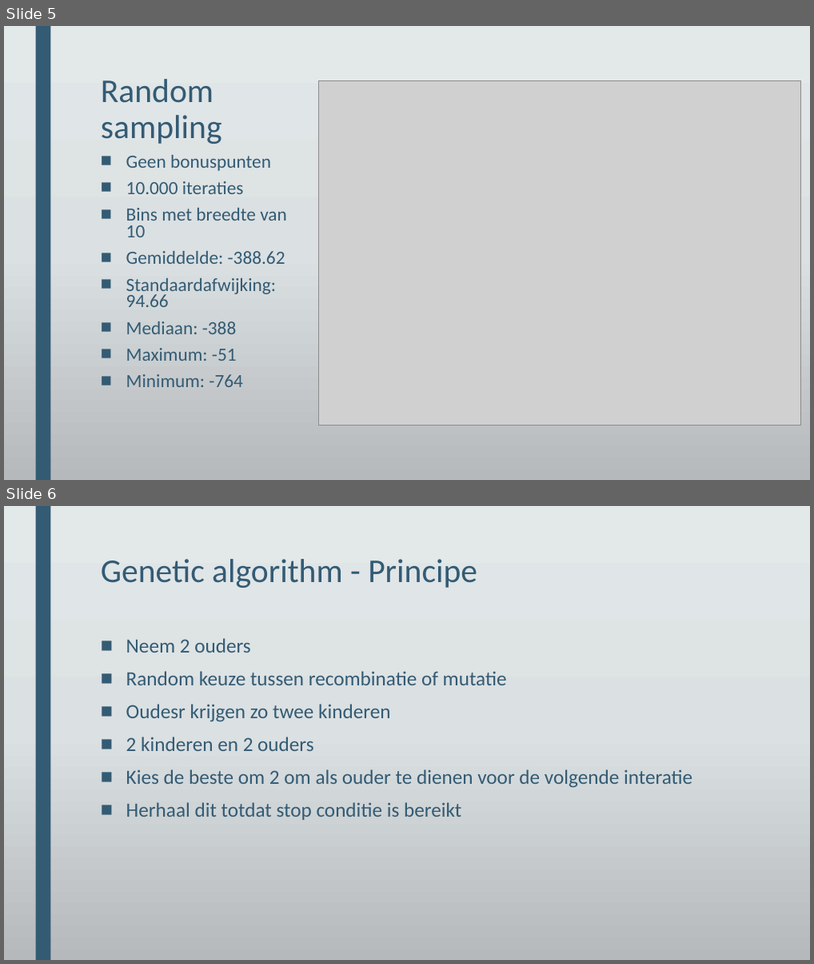
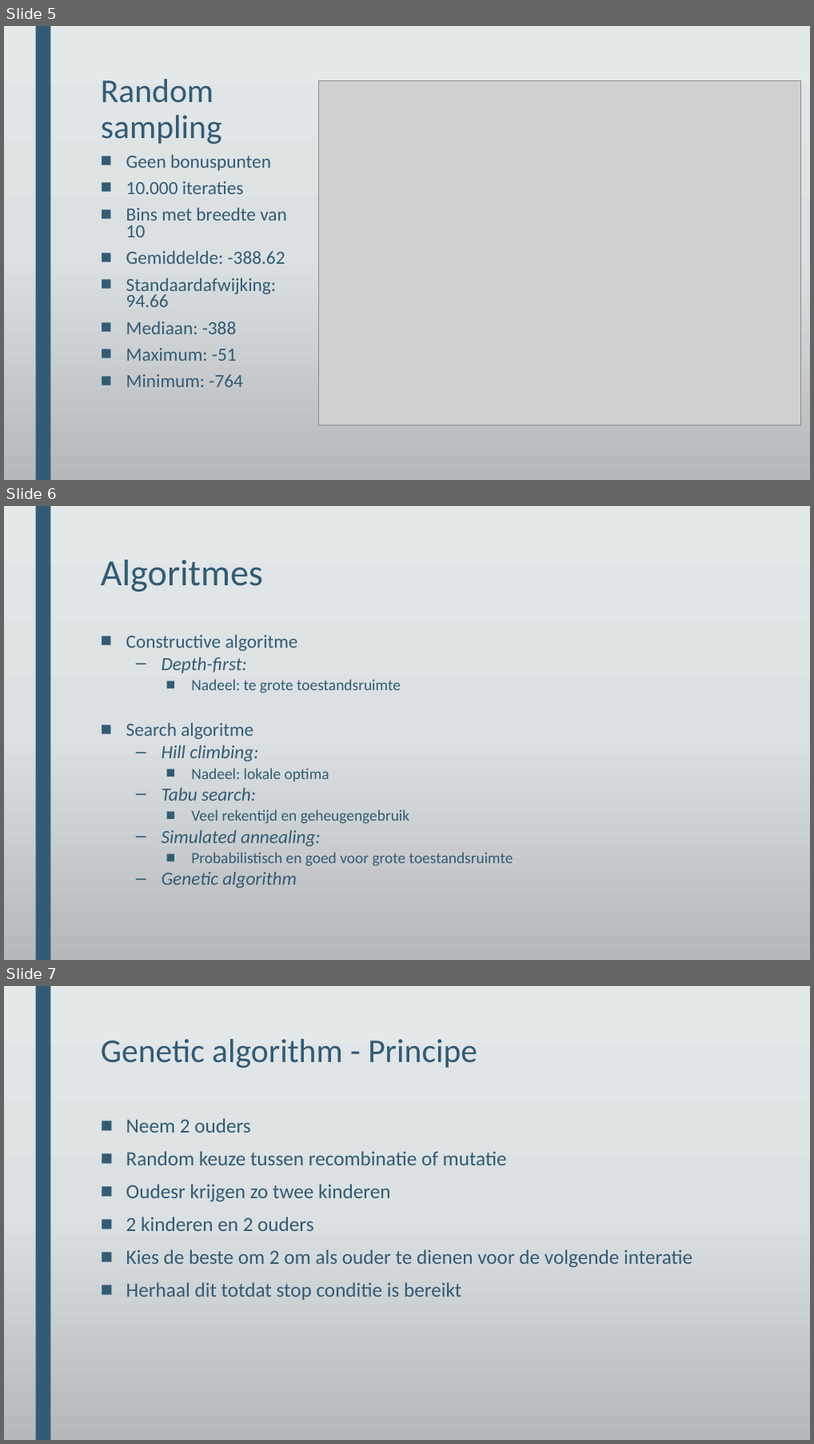
Before and after one commit to DeRoostermakers/Heuristieken, a slide deck: Presentaties/Week4/Lectures & Lesroosters toestandsruimte en grenzen.pptx. Shown one above the other, each under a label of ours: slides 5 and 6 before the commit, slides 5, 6 and 7 after it. The pictures are 814x964 and 814x1444 pixels, drawn with LibreOffice and Linux fonts; fonts in the diff are those of the drawing; grey boxes stand for pictures; background and template pictures are left out. Boxes give left, top, right and bottom in pixels: in the first picture for what was removed or moved away, otherwise in the second. Text is boxed around its words. In the diff, an @@ line names an element or a change of style, - is before the commit and + after.

```diff
--- a/Presentaties/Week4/Lectures & Lesroosters toestandsruimte en grenzen.pptx
+++ b/Presentaties/Week4/Lectures & Lesroosters toestandsruimte en grenzen.pptx
@@ slide 6 added at [4, 506, 810, 960], background gradient #E3E8EA to #DCE0E2 to #B6BABC; not listed: 1 template element that a slide beside it also shows @@
@@ title added at [101, 560, 263, 592], 44 pt, text #335B74 @@
+Algoritmes
@@ text added at [126, 635, 514, 888], 18.5 pt, text #335B74 @@
+■ Constructive algoritme
+  – Depth-first:
+    ■ Nadeel: te grote toestandsruimte
+■ Search algoritme
+  – Hill climbing:
+    ■ Nadeel: lokale optima
+  – Tabu search:
+    ■ Veel rekentijd en geheugengebruik
+  – Simulated annealing:
+    ■ Probabilistisch en goed voor grote toestandsruimte
+  – Genetic algorithm
@@ what was slide 6 is now slide 7 @@
```
Also in this commit, not shown: 1 slide changed.
